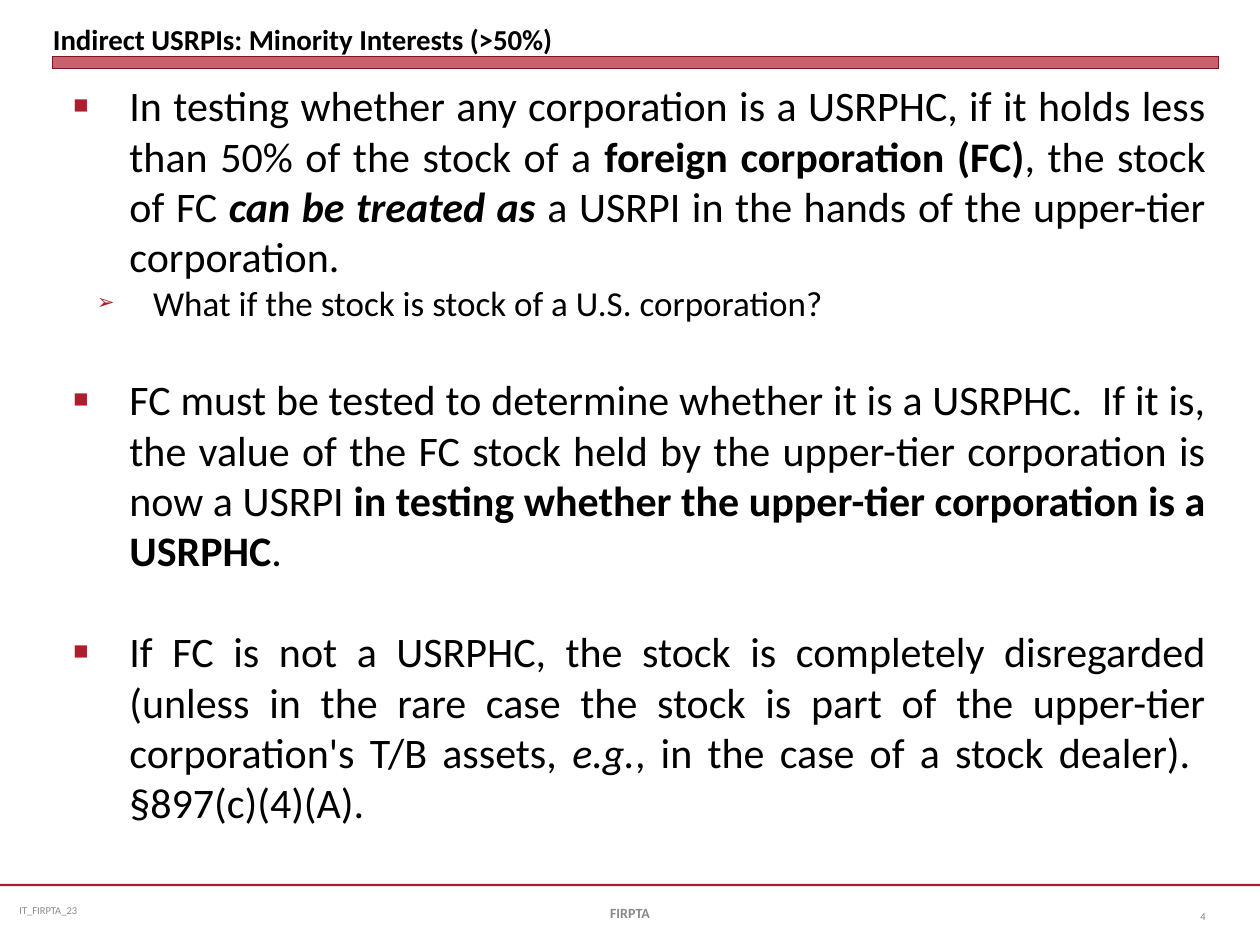
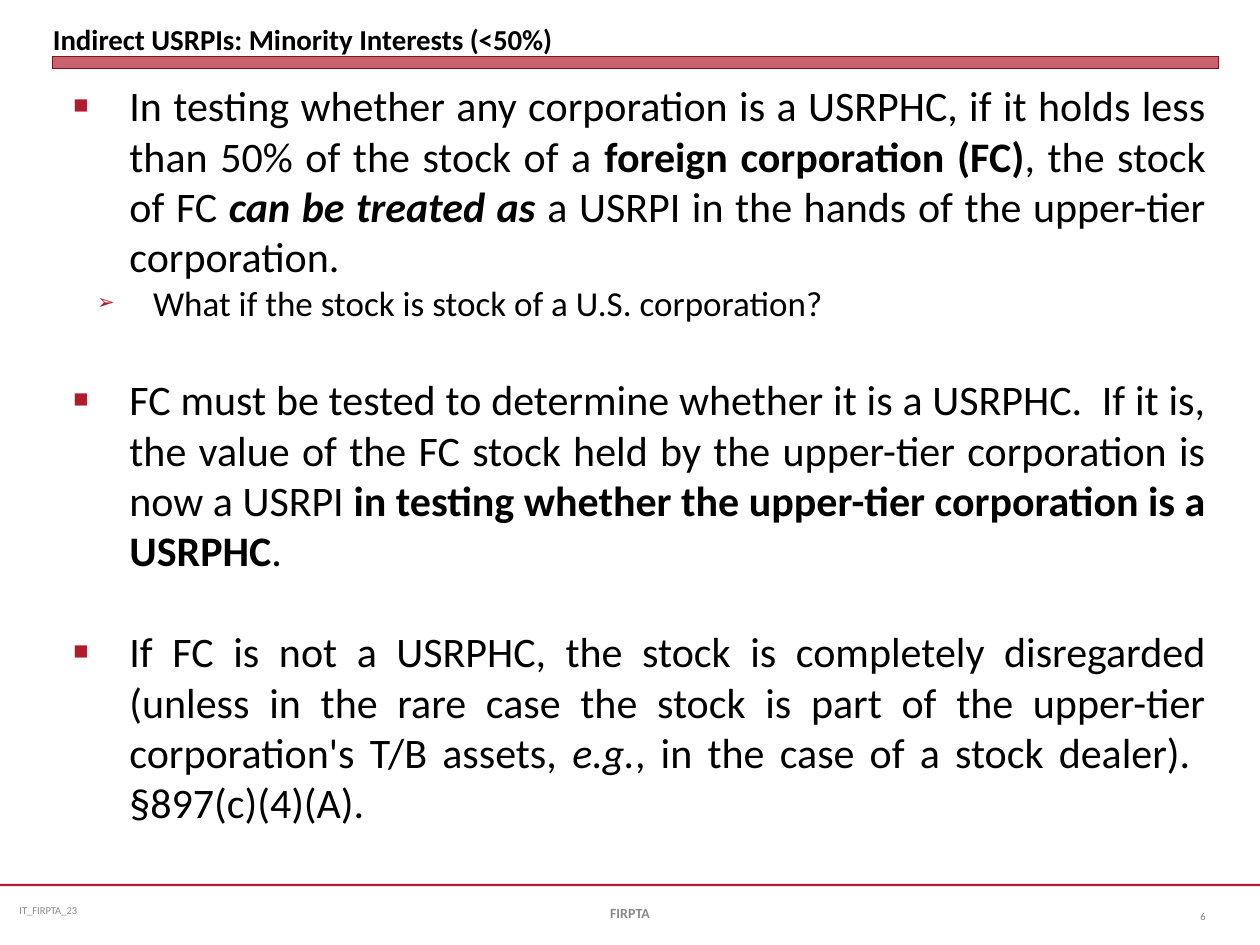
Before and after one commit to jmc877/International-Tax, a slide deck: slide 6 of slides/IT_Slides_FIRPTA_23.pptx (slide 4 before the commit). Drawn at 1260x945 pixels with LibreOffice and Linux fonts; fonts in the diff are those of the drawing. Boxes give left, top, right and bottom in pixels: in the first picture for what was removed or moved away, otherwise in the second. Text is boxed around its words. In the diff, an @@ line names an element or a change of style, - is before the commit and + after.

```diff
--- a/slides/IT_Slides_FIRPTA_23.pptx
+++ b/slides/IT_Slides_FIRPTA_23.pptx
@@ title at <box>53,28,552,57</box>: text changed @@
-Indirect USRPIs: Minority Interests (>50%)
+Indirect USRPIs: Minority Interests (<50%)
@@ page number at <box>1200,913,1205,920</box>: text changed @@
-4
+6
```
Also in this commit, not shown: 7 other slides changed, 3 slides added, 3 other files.
